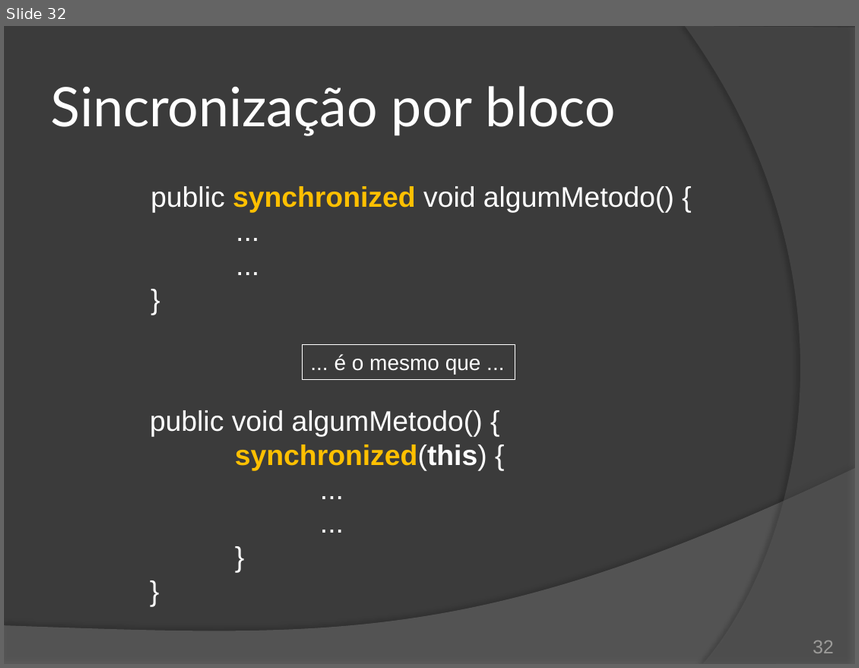
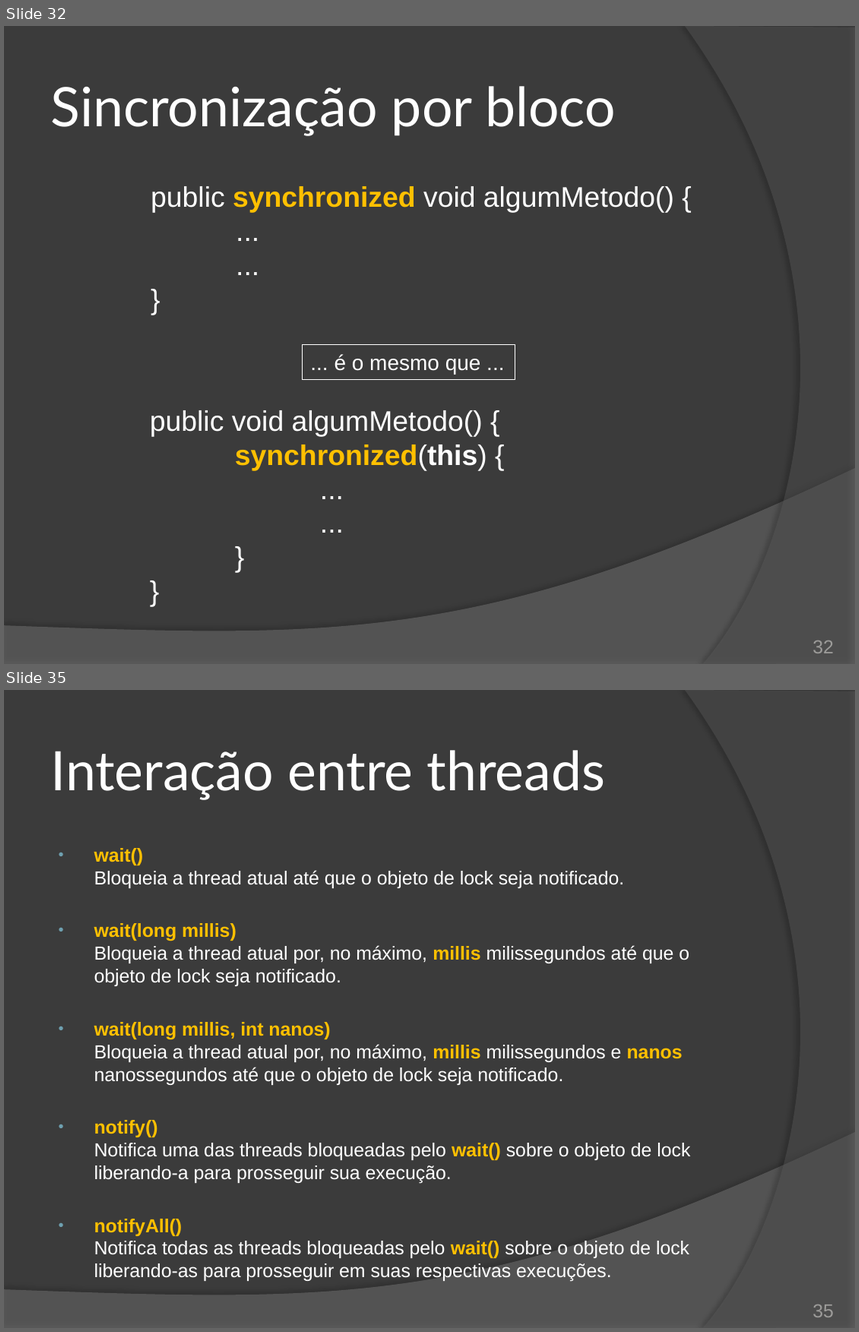
Before and after one commit to duchesqui/slzvieira-training, a slide deck: 2-Java-Programmer-Modulo-II/14.Capitulo08.pptx. Shown one above the other, each under a label of ours: slide 32 before the commit, slides 32 and 35 after it; the slides between them are not shown. The pictures are 859x668 and 859x1332 pixels, drawn with LibreOffice and Linux fonts; fonts in the diff are those of the drawing. Boxes give left, top, right and bottom in pixels: in the first picture for what was removed or moved away, otherwise in the second. Text is boxed around its words. In the diff, an @@ line names an element or a change of style, - is before the commit and + after.

Commit message:
Slides final do capítulo 8 - Threads.

```diff
--- a/2-Java-Programmer-Modulo-II/14.Capitulo08.pptx
+++ b/2-Java-Programmer-Modulo-II/14.Capitulo08.pptx
@@ slide 35 added at [4,690,855,1328], background #3B3B3B; not listed: 2 template elements that a slide beside it also shows @@
@@ title added at [51,750,605,800], 46 pt, text #FFFFFF @@
+Interação entre threads
@@ text added at [94,848,690,1258], 16 pt, text #FFFFFF @@
+• wait()
+  Bloqueia a thread atual até que o objeto de lock seja notificado.
+• wait(long millis)
+  Bloqueia a thread atual por, no máximo, millis milissegundos até que o objeto de lock seja notificado.
+• wait(long millis, int nanos)
+  Bloqueia a thread atual por, no máximo, millis milissegundos e nanos nanossegundos até que o objeto de lock seja notificado.
+• notify()
+  Notifica uma das threads bloqueadas pelo wait() sobre o objeto de lock liberando-a para prosseguir sua execução.
+• notifyAll()
+  Notifica todas as threads bloqueadas pelo wait() sobre o objeto de lock liberando-as para prosseguir em suas respectivas execuções.
@@ page number added at [813,1305,834,1318], 16 pt, text #9D9B9A @@
+35
```
Also in this commit, not shown: 1 slide changed, 4 other slides added, 1 slide removed, 5 other files.
